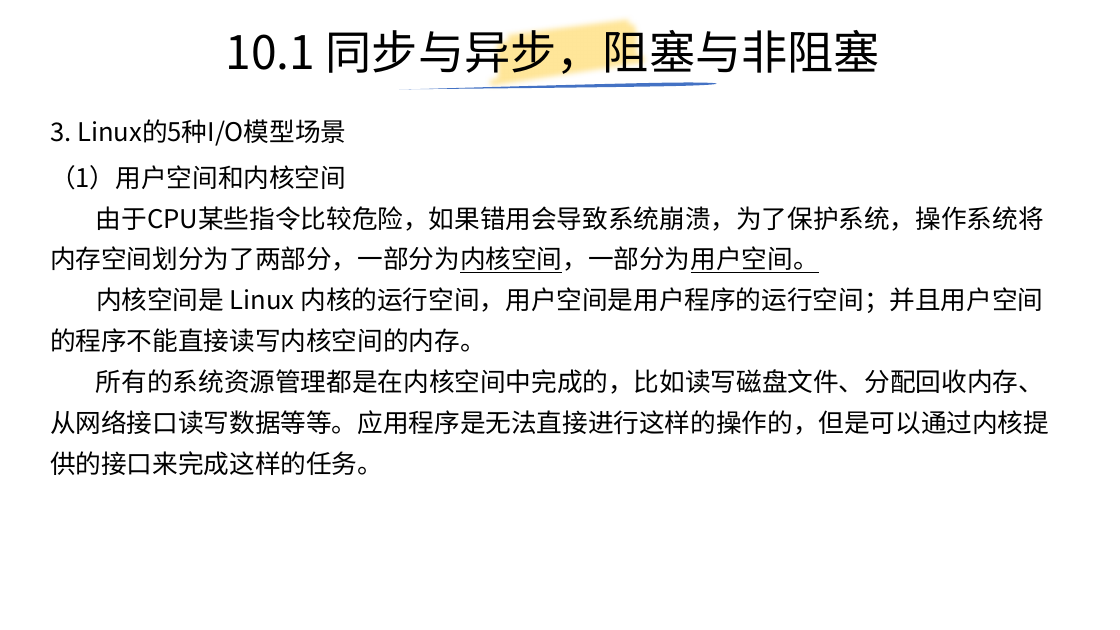
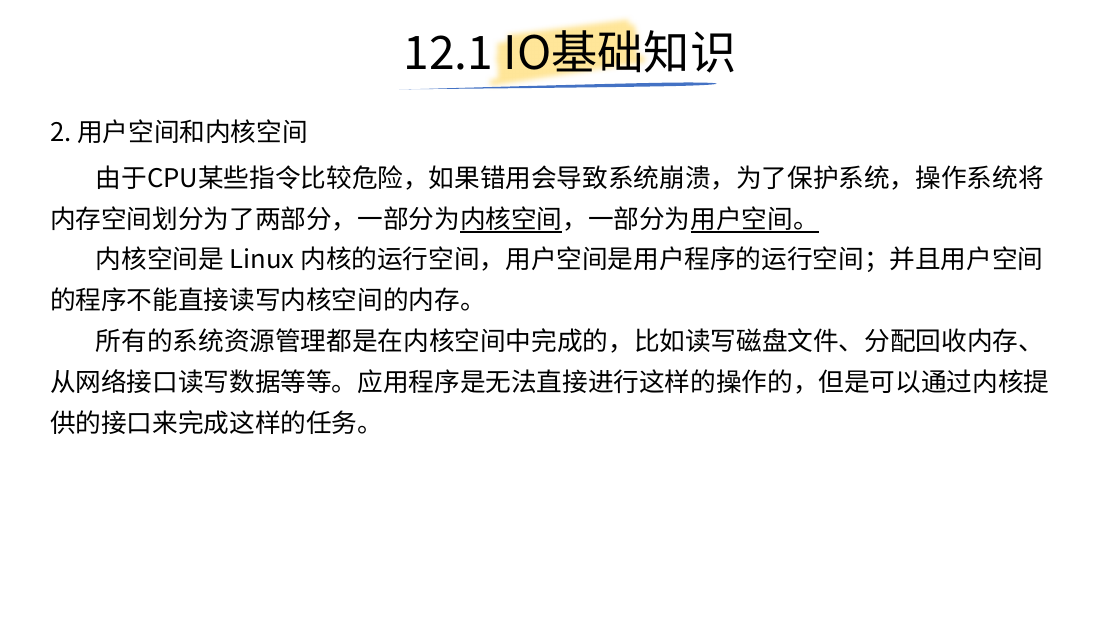
Before and after one commit to yiwenliu/CorePython, a slide deck: slide 103 of PPT/CorePython.pptx (slide 86 before the commit). Drawn at 1120x630 pixels with LibreOffice and Linux fonts; fonts in the diff are those of the drawing. Boxes give left, top, right and bottom in pixels: in the first picture for what was removed or moved away, otherwise in the second. Text is boxed around its words. In the diff, an @@ line names an element or a change of style, - is before the commit and + after.

```diff
--- a/PPT/CorePython.pptx
+++ b/PPT/CorePython.pptx
@@ title at [404,22,737,81]: text changed @@
-10.1 同步与异步，阻塞与非阻塞
+12.1 IO基础知识
@@ text at [50,119,308,143]: text changed @@
-3. Linux的5种I/O模型场景
+2. 用户空间和内核空间
@@ text at [50,165,346,190]: paragraph removed @@
-（1）用户空间和内核空间
```
Also in this commit, not shown: 3 other slides changed, 13 slides added.
